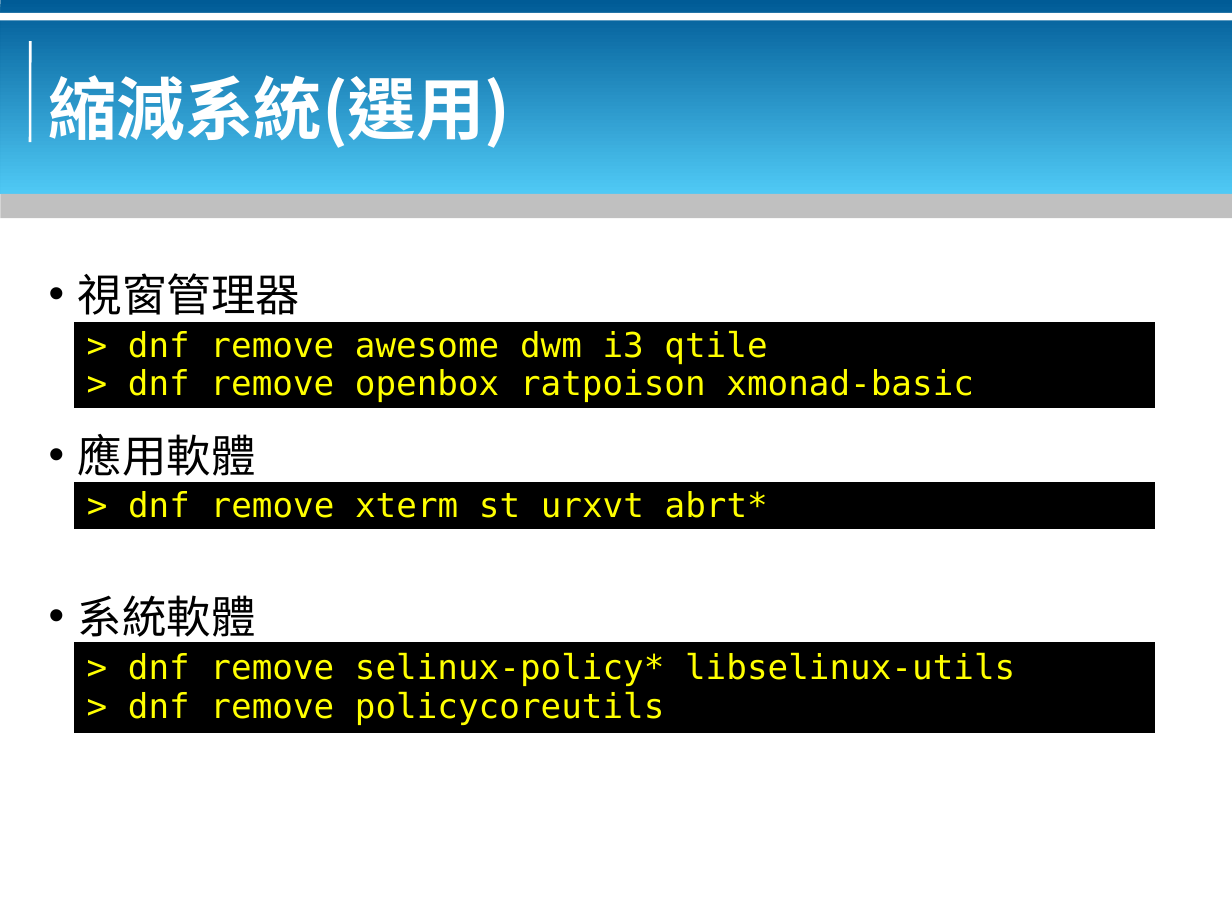
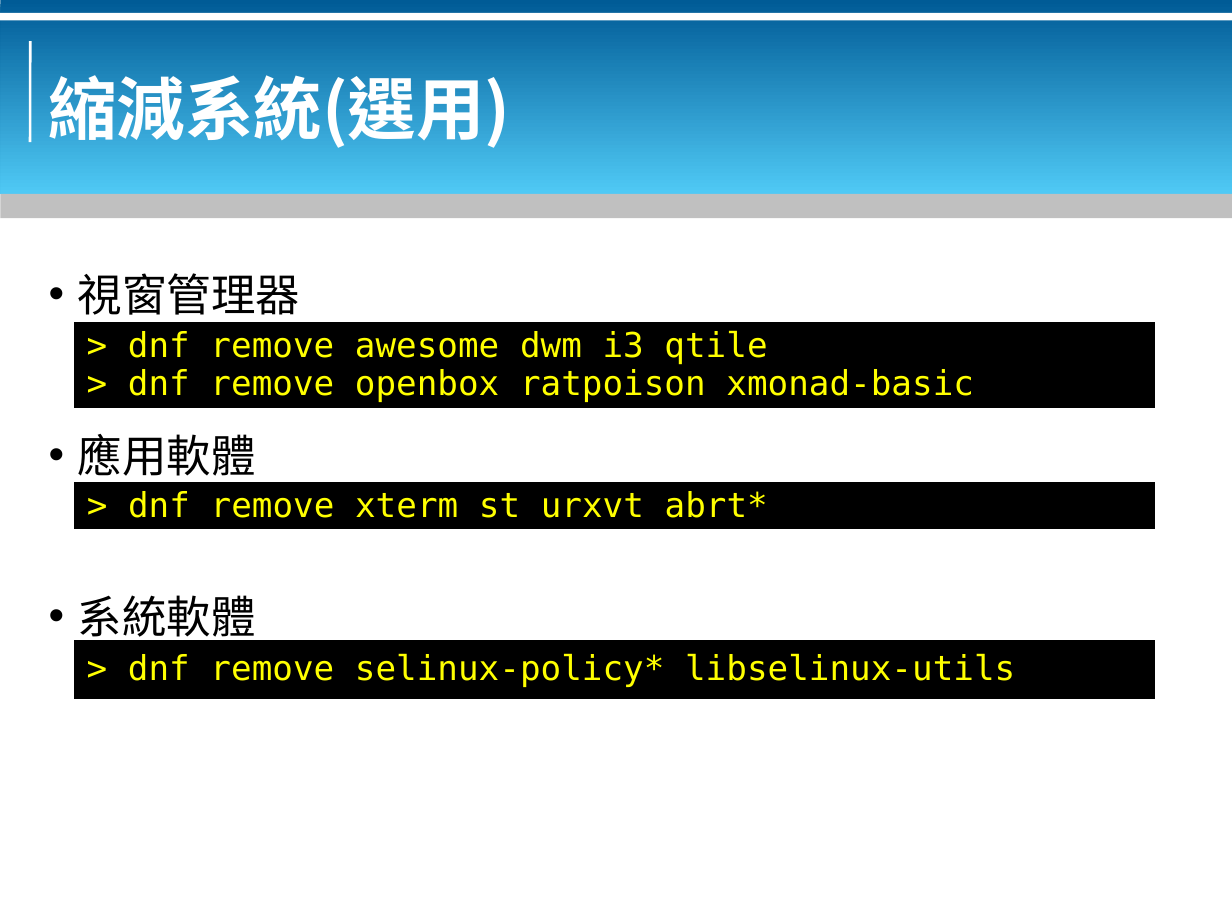
Before and after one commit to bluebat/.presentations, a slide deck: slide 7 of a-thin-and-tiny-session-for-x-window.odp. Drawn at 1232x924 pixels with LibreOffice and Linux fonts; fonts in the diff are those of the drawing; background and template pictures are left out. Boxes give left, top, right and bottom in pixels: in the first picture for what was removed or moved away, otherwise in the second. Text is boxed around its words. In the diff, an @@ line names an element or a change of style, - is before the commit and + after.

```diff
--- a/a-thin-and-tiny-session-for-x-window.odp
+++ b/a-thin-and-tiny-session-for-x-window.odp
@@ rectangle "> dnf remove selinux-policy* libselinux-utils": place and size @@
-rectangle "> dnf remove selinux-policy* libselinux-utils" at box(75, 643, 1154, 733)
+rectangle "> dnf remove selinux-policy* libselinux-utils" at box(75, 641, 1154, 699)
@@ text in rectangle at box(128, 691, 665, 725): paragraph removed @@
-> dnf remove policycoreutils
```
Also in this commit, not shown: 1 other slide changed, 4 other files.
